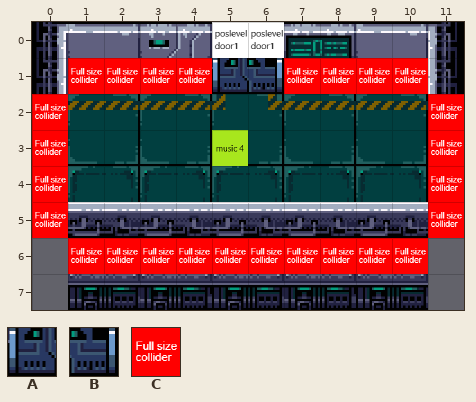
Tiled map: game_main/worlds/world1.tmx. This is how it looked before the edit.
Cells are 64x64 px. Shown: x 0..11, y 0..7.
Key: from "Lab": A 50 "h0", B 51 "h0"; from "post apo1": C 1012.
_ is an empty cell.
Layers that did not change in this view are not listed.
Layer "collision" before, first column x 0:
0 ____________
1 _CCCC__CCCC_
2 C__________C
3 C__________C
4 C__________C
5 C__________C
6 _CCCCCCCCCC_
7 ____________
The same view after the edit:
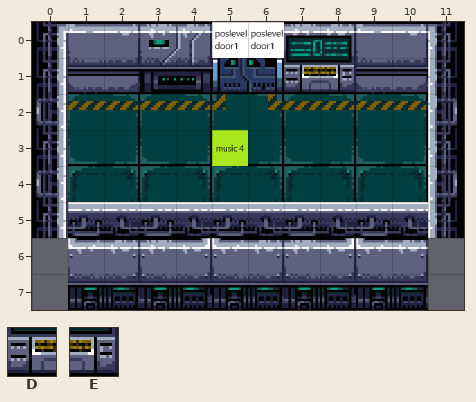
Further tiles: from "Lab": D 44 "h0", E 45 "h0".
Changes in this commit:
Layer "entitees":
y 1: x 7..8 __ -> DE
Layer "collision" (now hidden):
y 1: x 1..4 CCCC -> ____; x 7..10 CCCC -> ____
y 2..5: x 0 C -> _; x 11 C -> _
y 6: x 1..10 CCCCCCCCCC -> __________
